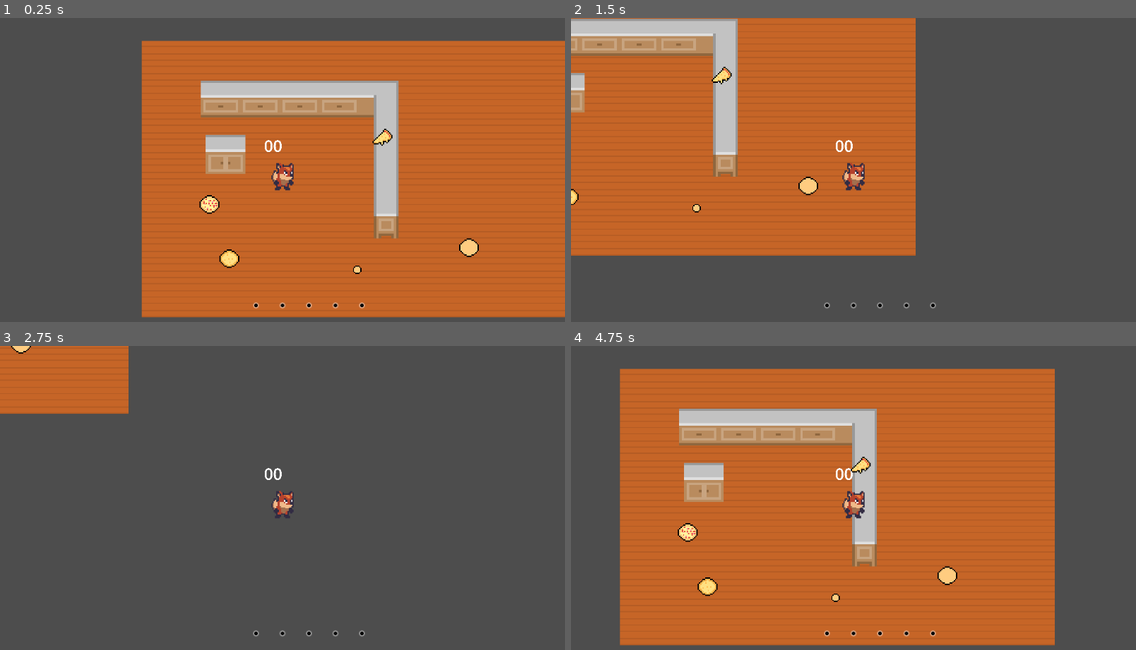
Above: before the commit, frames 1-4 (two rows, left to right).
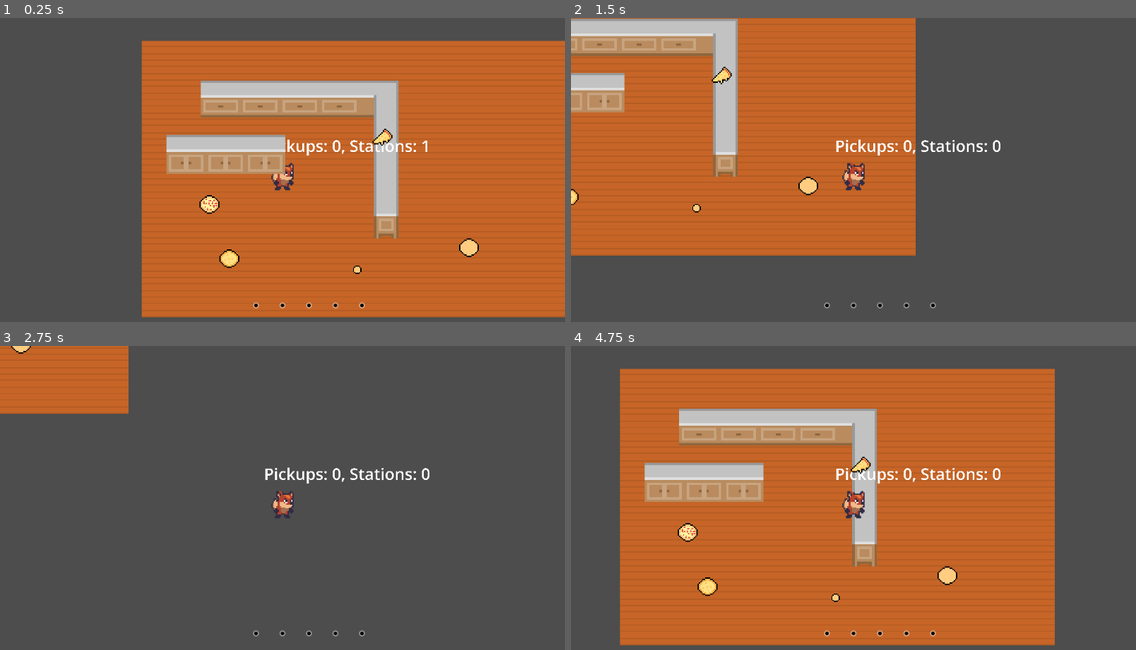
Above: after the commit, the same moments.

Repository: ArrolCardoz/GameJam---GMTK25
Game: Godot game, scene res://scenes/LevelBase/LevelBase.tscn
The game is run twice, just before and just after one commit, with the same random seed, the same clock (stepped at 60 frames per second) and the same inputs.
Inputs (mouse positions are in pixels of both pictures, inside the frame that each line leads up to):
- Up to frame 1 (0.25 s): no input
- Up to frame 2 (1.5 s): tap Enter at 0.5 s; move the mouse to (977, 160) at 0.52 s; hold D (right) 0.53-1.28 s; click (977, 160) at 0.6 s; tap Q (drop, bound only after the commit) at 0.8, 1.35 s; move the mouse to (740, 191) at 1.27 s; hold S (down) from 1.28 s (still down)
- Up to frame 3 (2.75 s): tap E (pick, bound only after the commit) at 1.55, 2.1 s; move the mouse to (339, 434) at 2.02 s; release S (down) at 2.03 s; hold D (right) from 2.03 s (still down); click (339, 434) at 2.3 s
- Up to frame 4 (4.75 s): move the mouse to (825, 567) at 2.77 s; release D (right) at 2.78 s; hold W (up) 2.78-3.53 s; click (825, 567) at 2.85 s; tap Q (drop, bound only after the commit) at 3.05, 3.6 s; move the mouse to (1023, 552) at 3.52 s; hold A (left) from 3.53 s (still down); tap E (pick, bound only after the commit) at 3.8, 4.35 s; move the mouse to (684, 458) at 4.27 s; click (684, 458) at 4.55 s

The runs differ from the first frame. In frame 1, 2.2% of the frame differs, in the area x 29-76%, y 38-52%; in frame 2, 1.4%; in frame 3, 0.5%; in frame 4, 2.3%, in the area x 13-76%, y 38-52%.

Commit message:
pickup, drop and swap DONE!!!

Diff:
--- a/project.godot
+++ b/project.godot
@@ -101,9 +101,14 @@
 "events": [Object(InputEventKey,"resource_local_to_scene":false,"resource_name":"","device":-1,"window_id":0,"alt_press …(191 unchanged characters)…
 ]
 }
-Pick_Drop={
+pick={
 "deadzone": 0.2,
 "events": [Object(InputEventKey,"resource_local_to_scene":false,"resource_name":"","device":-1,"window_id":0,"alt_press …(192 unchanged characters)…
+]
+}
+drop={
+"deadzone": 0.2,
+"events": [Object(InputEventKey,"resource_local_to_scene":false,"resource_name":"","device":-1,"window_id":0,"alt_pressed":false,"shift_pressed":false,"ctrl_pressed":false,"meta_pressed":false,"pressed":false,"keycode":0,"physical_keycode":81,"key_label":0,"unicode":113,"location":0,"echo":false,"script":null)
 ]
 }
 
--- a/scenes/ItemHolder/ItemHolder.gd
+++ b/scenes/ItemHolder/ItemHolder.gd
@@ -33,6 +33,14 @@
 		_isFull=true
 		marker.show()
 
+func remove_item()->void:
+	for marker in markers.get_children():
+		var sprite:Sprite2D = marker.get_node("Sprite2D")
+		if sprite==null:return
+		_item=null
+		_isFull=false
+		marker.hide()
+
 
 func _on_area_entered(area: Area2D) -> void:
 	var parent:= area.get_parent()
--- a/scenes/LevelBase/LevelBase.tscn
+++ b/scenes/LevelBase/LevelBase.tscn
@@ -67,3 +67,15 @@
 scale = Vector2(2, 2)
 collision_layer = 1
 collision_mask = 1
+
+[node name="Cabinet2" parent="." instance=ExtResource("3_efum6")]
+position = Vector2(84, 60)
+scale = Vector2(2, 2)
+collision_layer = 1
+collision_mask = 1
+
+[node name="Cabinet3" parent="." instance=ExtResource("3_efum6")]
+position = Vector2(20, 60)
+scale = Vector2(2, 2)
+collision_layer = 1
+collision_mask = 1
--- a/scenes/PickupAction/PickupAction.tscn
+++ b/scenes/PickupAction/PickupAction.tscn
@@ -2,8 +2,8 @@
 
 [ext_resource type="Script" uid="uid://by0yfcxnajbok" path="res://scenes/PickupAction/PickupAction.gd" id="1_geb37"]
 
-[sub_resource type="RectangleShape2D" id="RectangleShape2D_geb37"]
-size = Vector2(39, 3)
+[sub_resource type="ConvexPolygonShape2D" id="ConvexPolygonShape2D_geb37"]
+points = PackedVector2Array(-16, -2, 16, 0, -16, 3)
 
 [node name="PickupAction" type="Node2D"]
 script = ExtResource("1_geb37")
@@ -13,6 +13,6 @@
 
 [node name="CollisionShape2D" type="CollisionShape2D" parent="Area2D"]
 position = Vector2(16, 0)
-shape = SubResource("RectangleShape2D_geb37")
+shape = SubResource("ConvexPolygonShape2D_geb37")
 
 [connection signal="area_entered" from="Area2D" to="." method="_on_area_2d_area_entered"]
--- a/scenes/Player/Player.gd
+++ b/scenes/Player/Player.gd
@@ -16,27 +16,28 @@
 
 
 func _unhandled_input(event: InputEvent) -> void:
-	if Input.is_action_just_pressed("select"):
+	if Input.is_action_just_pressed("pick"):
 		#pick item
 		if _inventory.isNotFull() and _pickups_in_range.size()>0:
 			var pickup:Pickup=_pickups_in_range[0]
 			_inventory.add_item(pickup.getItem())
 			SignalHub.emit_add_item_to_player(_inventory)
 			pickup.die()
+		#pick item on station
+		elif !_inventory.isEmpty() and _stations_in_range.size()>0:
+			pickItemInStation()
+		#pick item from station
+		elif _inventory.isNotFull() and _stations_in_range.size()>0:
+			pickItemInStation()
+
+
+	elif Input.is_action_just_pressed("drop"):
 		#place item on station
-		elif !_inventory.isEmpty() and _stations_in_range.size()>0:
+		if !_inventory.isEmpty() and _stations_in_range.size()>0:
 			if !_stations_in_range[0]._isFull:
 				SignalHub.emit_drop_item_from_player(_inventory)
 			else:
-				var item:Item=_stations_in_range[0].getItem()
-				_inventory.add_item(item)
-				SignalHub.emit_drop_item_from_player(_inventory)
-
-		#pick item from station
-		elif _inventory.isNotFull() and _stations_in_range.size()>0:
-			pass
-
-
+				swapItemInStation()
 
 
 
@@ -55,9 +56,20 @@
 
 func update_debug_label()->void:
 	var s:String=""
-	s+=str(_pickups_in_range.size())
-	s+=str(_stations_in_range.size())
-	debug_label.text=s
+	debug_label.text = "Pickups: %d, Stations: %d" % [_pickups_in_range.size(), _stations_in_range.size()]
+
+func pickItemInStation()->void:
+	if _stations_in_range[0]._isFull:
+		var item:Item=_stations_in_range[0].getItem()
+		_stations_in_range[0].remove_item()
+		_inventory.add_item(item)
+		SignalHub.emit_add_item_to_player(_inventory)
+
+func swapItemInStation()->void:
+	if _stations_in_range[0]._isFull:
+				var item:Item=_stations_in_range[0].getItem()
+				_inventory.add_item(item)
+				SignalHub.emit_drop_item_from_player(_inventory)
 
 func update_hud(item:Item)->void:
 	_stations_in_range[0].place_item(item)
